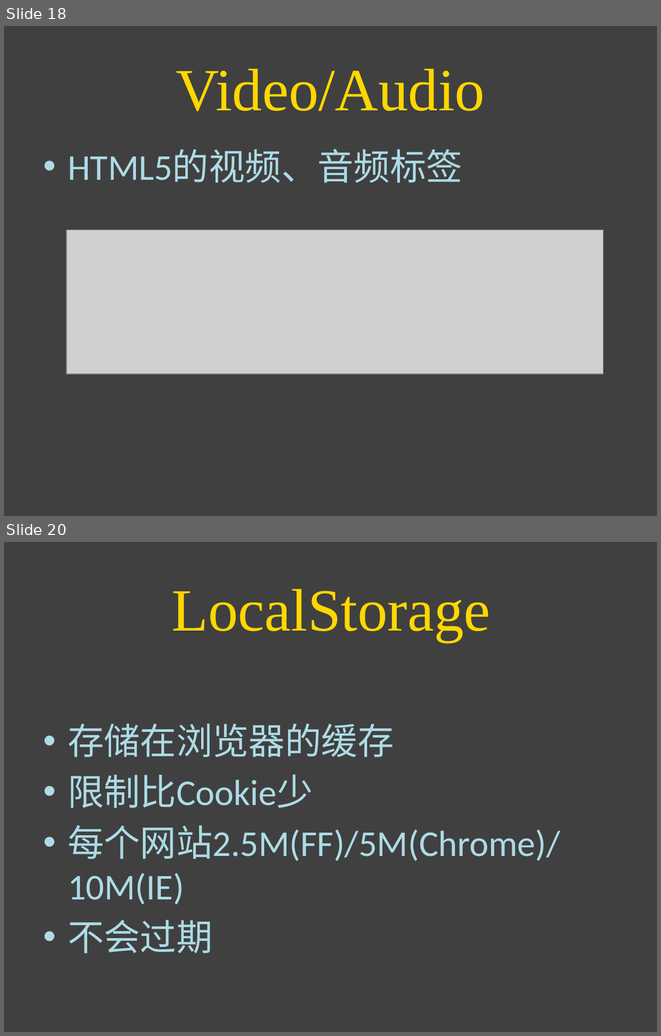
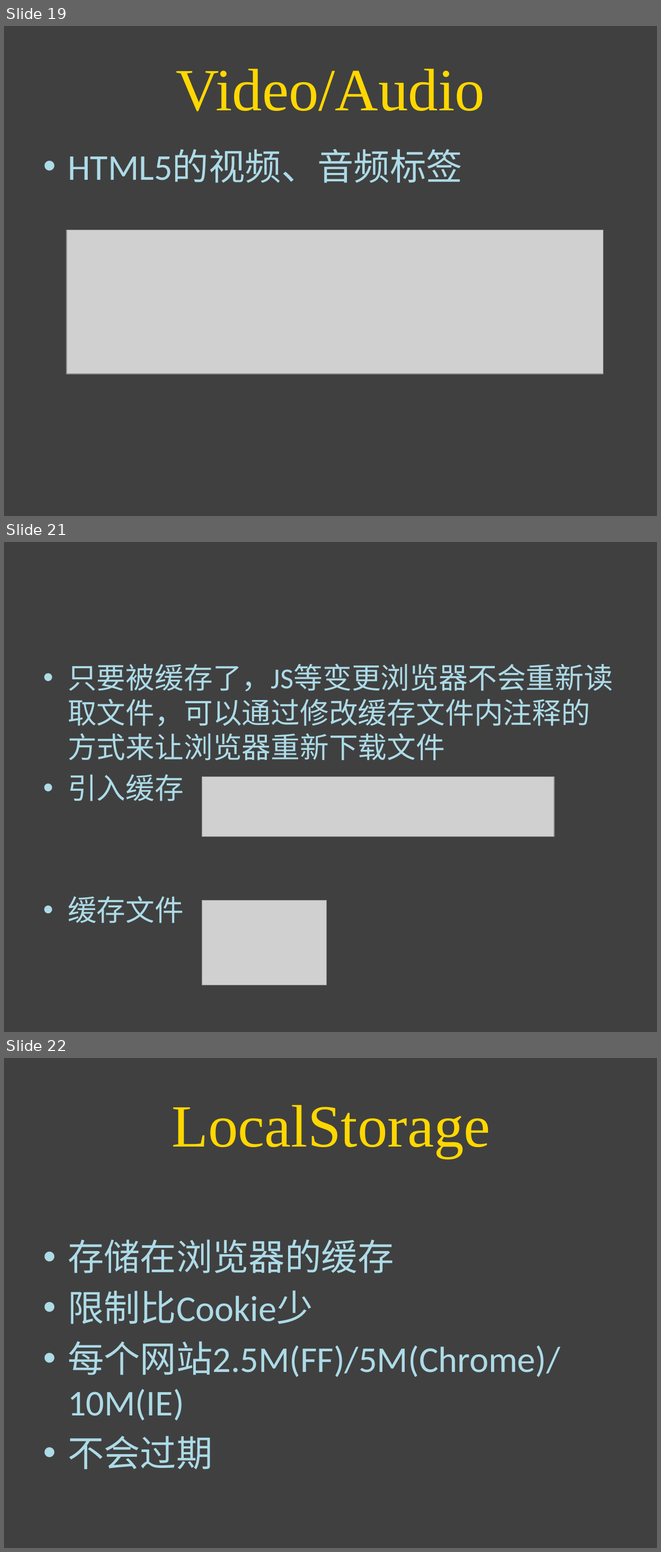
Before and after one commit to simplemx/playground, a slide deck: ppt/frontend.pptx. Shown one above the other, each under a label of ours: slides 18 and 20 before the commit, slides 19, 21 and 22 after it; the slides between them are not shown. The pictures are 661x1036 and 661x1552 pixels, drawn with LibreOffice and Linux fonts; fonts in the diff are those of the drawing; grey boxes stand for pictures. Boxes give left, top, right and bottom in pixels: in the first picture for what was removed or moved away, otherwise in the second. Text is boxed around its words. In the diff, an @@ line names an element or a change of style, - is before the commit and + after.

```diff
--- a/ppt/frontend.pptx
+++ b/ppt/frontend.pptx
@@ slide 21 added at (x1=4, y1=542, x2=657, y2=1032), background #404040 @@
@@ text added at (x1=68, y1=663, x2=613, y2=923), 32 pt, text #ADDBE7 @@
+• 只要被缓存了，JS等变更浏览器不会重新读取文件，可以通过修改缓存文件内注释的方式来让浏览器重新下载文件
+• 引入缓存
+• 缓存文件
@@ picture added at (x1=202, y1=776, x2=555, y2=837) @@
@@ picture added at (x1=202, y1=900, x2=327, y2=985) @@
@@ what was slide 18 is now slide 19 @@
@@ what was slide 20 is now slide 22 @@
```
Also in this commit, not shown: 13 slides changed, 48 other slides added, 2 slides removed.
